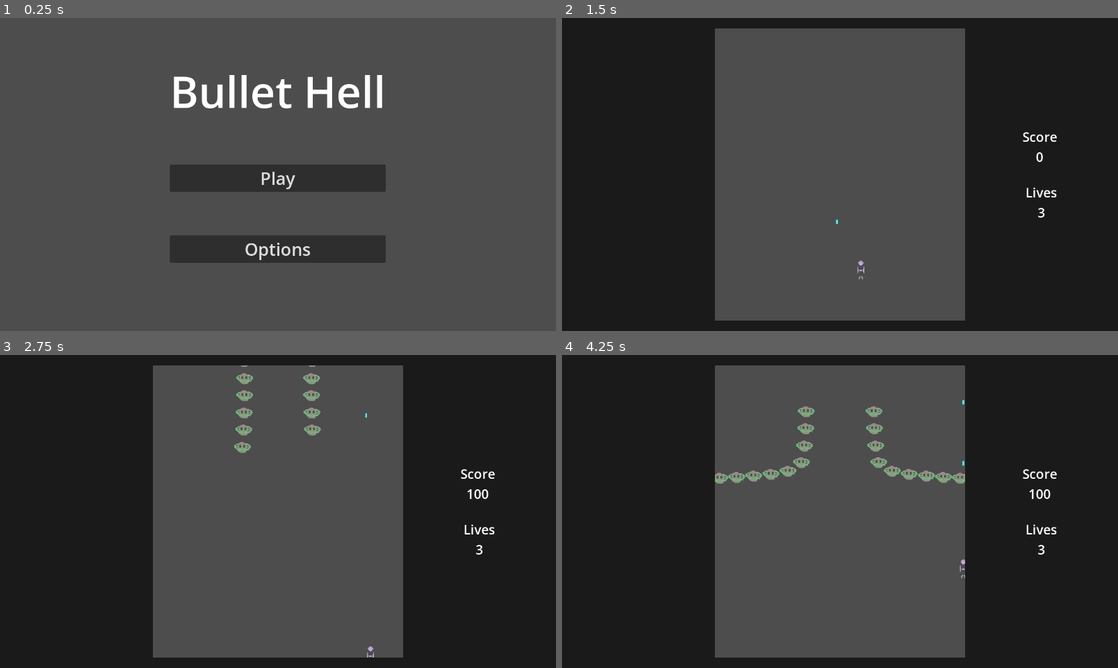
Above: before the commit, frames 1-4 (two rows, left to right).
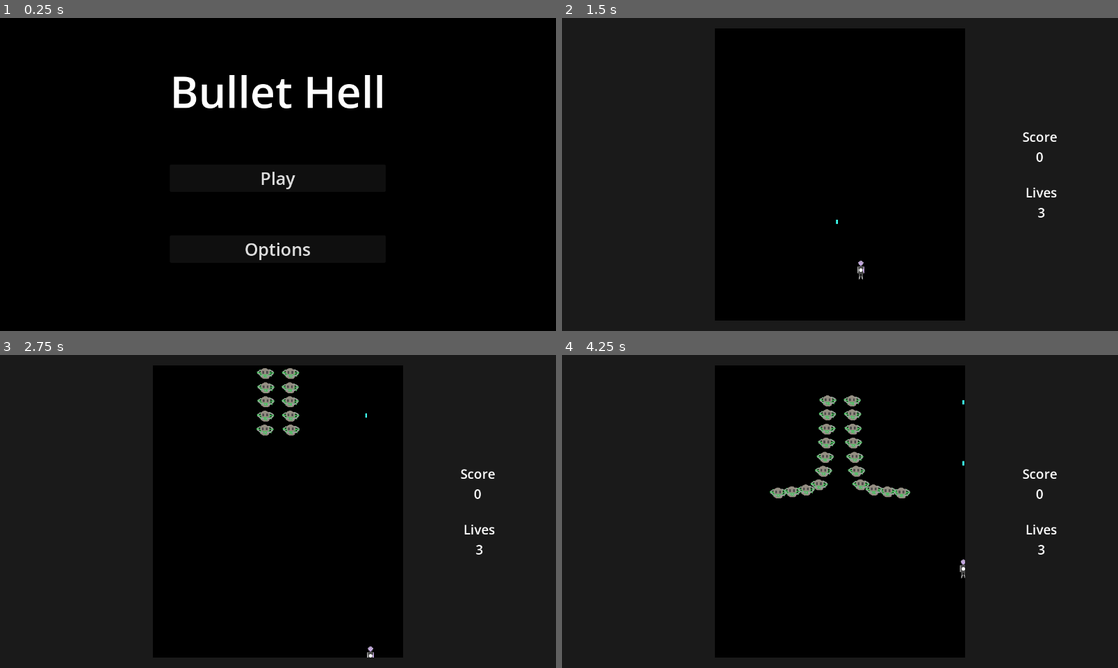
Above: after the commit, the same moments.

Repository: lukeledvina/Bullet-Hell-Godot
Game: Godot game, scene res://Scenes/main_menu.tscn
The game is run twice, just before and just after one commit, with the same random seed, the same clock (stepped at 60 frames per second) and the same inputs.
Inputs:
- Up to frame 1 (0.25 s): no input
- Up to frame 2 (1.5 s): click "Play" at 0.5 s; tap Enter at 1.25 s; hold D (right) from 1.28 s (still down); hold Space (shoot) from 1.28 s (still down)
- Up to frame 3 (2.75 s): release D (right) at 2.03 s; release Space (shoot) at 2.03 s; hold S (down) from 2.03 s (still down); tap Shift (slow) at 2.1 s
- Up to frame 4 (4.25 s): release S (down) at 2.78 s; hold D (right) 2.78-3.53 s; hold Space (shoot) 2.78-3.53 s; hold W (up) from 3.53 s (still down); tap Shift (slow) at 3.6 s

The runs differ from the first frame. In frame 1, 98% of the frame differs, in the area x 0-100%, y 0-100%; in frame 2, 42%; in frame 3, 42%; in frame 4, 42%.

Commit message:
Added additional enemies to level 1, implemented a test level for easier testing

Diff:
--- /dev/null
+++ b/Scenes/Enemies/eddy.tscn
@@ -0,0 +1,21 @@
+[gd_scene load_steps=4 format=3 uid="uid://clf473e20jqf2"]
+
+[ext_resource type="PackedScene" uid="uid://dqnbidegtwkg6" path="res://Scenes/enemy.tscn" id="1_5ygc8"]
+[ext_resource type="Texture2D" uid="uid://b7dbljpgiixi7" path="res://Assets/white_square.png" id="2_yqaw0"]
+
+[sub_resource type="RectangleShape2D" id="RectangleShape2D_glgew"]
+size = Vector2(32, 32)
+
+[node name="Eddy" instance=ExtResource("1_5ygc8")]
+progress_speed = 200.0
+attack_point = 450.0
+spawn_point_count = 3
+rows = 2
+
+[node name="CollisionShape2D" parent="." index="0"]
+shape = SubResource("RectangleShape2D_glgew")
+
+[node name="Sprite2D" parent="." index="1"]
+modulate = Color(0.431373, 0.380392, 1, 1)
+scale = Vector2(2, 2)
+texture = ExtResource("2_yqaw0")
--- /dev/null
+++ b/Scenes/Enemies/evil_floaty.tscn
@@ -0,0 +1,20 @@
+[gd_scene load_steps=4 format=3 uid="uid://c5tqqj0w46y3p"]
+
+[ext_resource type="PackedScene" uid="uid://dqnbidegtwkg6" path="res://Scenes/enemy.tscn" id="1_wd0xm"]
+[ext_resource type="Texture2D" uid="uid://kjjwi4s5ebqa" path="res://Assets/white_circle.png" id="2_2n3fd"]
+
+[sub_resource type="CircleShape2D" id="CircleShape2D_mpbm6"]
+radius = 15.1327
+
+[node name="EvilFloaty" instance=ExtResource("1_wd0xm")]
+spawn_point_count = 5
+arc_degrees = 90
+rows = 4
+
+[node name="CollisionShape2D" parent="." index="0"]
+shape = SubResource("CircleShape2D_mpbm6")
+
+[node name="Sprite2D" parent="." index="1"]
+modulate = Color(1, 0.156863, 0.756863, 1)
+scale = Vector2(-0.5, -0.5)
+texture = ExtResource("2_2n3fd")
--- a/Scenes/Enemies/floaty.tscn
+++ b/Scenes/Enemies/floaty.tscn
@@ -7,6 +7,7 @@
 radius = 15.0
 
 [node name="Floaty" instance=ExtResource("1_3pd6u")]
+progress_speed = 150.0
 spawn_point_count = 0
 
 [node name="CollisionShape2D" parent="." index="0"]
--- /dev/null
+++ b/Scenes/EnemyPaths/eddy_path_1.tscn
@@ -0,0 +1,10 @@
+[gd_scene load_steps=2 format=3 uid="uid://c5odatf71iter"]
+
+[sub_resource type="Curve2D" id="Curve2D_40smk"]
+_data = {
+"points": PackedVector2Array(0, 0, 0, 0, -600, 125, 0, 0, 0, 0, 0, 125, 0, 0, 0, 0, 600, 125)
+}
+point_count = 3
+
+[node name="EddyPath1" type="Path2D"]
+curve = SubResource("Curve2D_40smk")
--- a/Scenes/EnemyPaths/floaty_path_1.tscn
+++ b/Scenes/EnemyPaths/floaty_path_1.tscn
@@ -1,6 +1,10 @@
 [gd_scene load_steps=2 format=3 uid="uid://bgelqsqea60ur"]
 
-[ext_resource type="Curve2D" uid="uid://dj2o2s31n01v0" path="res://Scenes/EnemyPaths/floaty_path_1_curve.tres" id="1_wry0o"]
+[sub_resource type="Curve2D" id="Curve2D_acftg"]
+_data = {
+"points": PackedVector2Array(0, 0, 0, 0, -270, 0, -30, -30, 30, 30, -250, 300, -30, 30, 30, -30, 250, 300, 0, 0, 0, 0, 270, 0)
+}
+point_count = 4
 
 [node name="FloatyPath1" type="Path2D"]
-curve = ExtResource("1_wry0o")
+curve = SubResource("Curve2D_acftg")
--- a/Scenes/EnemyPaths/floaty_path_1_curve.tres
+++ /dev/null
@@ -1,7 +0,0 @@
-[gd_resource type="Curve2D" format=3 uid="uid://dj2o2s31n01v0"]
-
-[resource]
-_data = {
-"points": PackedVector2Array(0, 0, 0, 0, -222, 2, -23, -22, 23, 22, -206, 257, 0, 0, 0, 0, -3, 284, -22, 26, 22, -26, 188, 255, 0, 0, 0, 0, 208, 4)
-}
-point_count = 5
--- a/Scenes/Levels/level_1.gd
+++ b/Scenes/Levels/level_1.gd
@@ -1,22 +1,23 @@
 extends Level
 
-var floaty: PackedScene = preload("res://Scenes/Enemies/floaty.tscn")
-var floaty_path_1_scene: PackedScene = preload("res://Scenes/EnemyPaths/floaty_path_1.tscn")
+
 
 func _on_level_progress_area_entered(_area):
-	var offset = Vector2(300, 0)
-	spawn_enemies(10, create_path(floaty_path_1_scene, false, offset), floaty, 0.2)
 
-	spawn_enemies(10, create_path(floaty_path_1_scene, true, offset), floaty, 0.2)
+	spawn_enemies(floaty, 10, floaty_path_1, false, floaty_path_1_offset, floaty_time)
+
+	spawn_enemies(floaty, 10, floaty_path_1, true, floaty_path_1_offset, floaty_time)
 
 
-func create_path(path_scene: PackedScene, reverse: bool, offset: Vector2) -> Path2D:
-	var path = path_scene.instantiate()
-	enemy_paths.add_child(path)
-	if reverse:
-		path_reverse(path)
-		path.position -= offset
-	else:
-		path.position += offset
-	path.position.x += 640
-	return path
+func _on_level_progress_2_area_entered(_area):
+	spawn_enemies(eddy, 5, eddy_path_1, false, offset, eddy_time)
+
+
+func _on_level_progress_3_area_entered(_area):
+	offset = Vector2(0, 30)
+	spawn_enemies(eddy, 5, eddy_path_1, true, offset, eddy_time)
+
+
+func _on_level_progress_4_area_entered(_area):
+	spawn_enemies(evil_floaty, 8, floaty_path_1, false, floaty_path_1_offset, floaty_time)
+	spawn_enemies(evil_floaty, 8, floaty_path_1, false, floaty_path_1_offset + parallel_offset, floaty_time)
--- a/Scenes/Levels/level_1.tscn
+++ b/Scenes/Levels/level_1.tscn
@@ -10,4 +10,16 @@
 [node name="LevelProgress" parent="LevelProgressionPoints" index="0" instance=ExtResource("3_55fgh")]
 position = Vector2(0, -1)
 
+[node name="LevelProgress2" parent="LevelProgressionPoints" index="1" instance=ExtResource("3_55fgh")]
+position = Vector2(0, -3)
+
+[node name="LevelProgress3" parent="LevelProgressionPoints" index="2" instance=ExtResource("3_55fgh")]
+position = Vector2(0, -4)
+
+[node name="LevelProgress4" parent="LevelProgressionPoints" index="3" instance=ExtResource("3_55fgh")]
+position = Vector2(0, -6)
+
 [connection signal="area_entered" from="LevelProgressionPoints/LevelProgress" to="." method="_on_level_progress_area_entered"]
+[connection signal="area_entered" from="LevelProgressionPoints/LevelProgress2" to="." method="_on_level_progress_2_area_entered"]
+[connection signal="area_entered" from="LevelProgressionPoints/LevelProgress3" to="." method="_on_level_progress_3_area_entered"]
+[connection signal="area_entered" from="LevelProgressionPoints/LevelProgress4" to="." method="_on_level_progress_4_area_entered"]
--- /dev/null
+++ b/Scenes/Levels/test_level.tscn
@@ -0,0 +1,12 @@
+[gd_scene load_steps=4 format=3 uid="uid://bjwsk5syninnu"]
+
+[ext_resource type="PackedScene" uid="uid://c8vvfgh8cy6vt" path="res://Scenes/level.tscn" id="1_fml85"]
+[ext_resource type="Script" path="res://Scripts/test_level.gd" id="2_px0mp"]
+[ext_resource type="PackedScene" uid="uid://chebn5kfyuytd" path="res://Scenes/level_progress.tscn" id="3_0djiu"]
+
+[node name="TestLevel" instance=ExtResource("1_fml85")]
+script = ExtResource("2_px0mp")
+
+[node name="LevelProgress" parent="LevelProgressionPoints" index="0" instance=ExtResource("3_0djiu")]
+
+[connection signal="area_entered" from="LevelProgressionPoints/LevelProgress" to="." method="_on_level_progress_area_entered"]
--- a/Scenes/player.tscn
+++ b/Scenes/player.tscn
@@ -1,7 +1,8 @@
-[gd_scene load_steps=7 format=3 uid="uid://cyu1ngdgeis8b"]
+[gd_scene load_steps=8 format=3 uid="uid://cyu1ngdgeis8b"]
 
 [ext_resource type="Script" path="res://Scripts/player.gd" id="1_n27cj"]
 [ext_resource type="Texture2D" uid="uid://ckd51f1uv8msk" path="res://Assets/player.png" id="2_u4vy5"]
+[ext_resource type="Texture2D" uid="uid://kjjwi4s5ebqa" path="res://Assets/white_circle.png" id="3_jkwh7"]
 [ext_resource type="AudioStream" uid="uid://dgw6mffilay41" path="res://Assets/Audio/shoot-sound.wav" id="3_pqqqe"]
 
 [sub_resource type="CircleShape2D" id="CircleShape2D_ptxms"]
@@ -22,15 +23,12 @@
 [node name="CollisionShape2D" type="CollisionShape2D" parent="."]
 shape = SubResource("CircleShape2D_ptxms")
 
-[node name="Sprite2D" type="Sprite2D" parent="."]
+[node name="PlayerSprite" type="Sprite2D" parent="."]
 texture = ExtResource("2_u4vy5")
 
-[node name="ProjectileCooldown" type="Timer" parent="."]
-wait_time = 0.2
-one_shot = true
-
-[node name="PlayerDeathTimer" type="Timer" parent="."]
-one_shot = true
+[node name="HitboxSprite" type="Sprite2D" parent="."]
+scale = Vector2(0.125, 0.125)
+texture = ExtResource("3_jkwh7")
 
 [node name="AnimationPlayer" type="AnimationPlayer" parent="."]
 libraries = {
@@ -41,5 +39,12 @@
 stream = ExtResource("3_pqqqe")
 volume_db = -20.0
 
+[node name="ProjectileCooldown" type="Timer" parent="."]
+wait_time = 0.2
+one_shot = true
+
+[node name="PlayerDeathTimer" type="Timer" parent="."]
+one_shot = true
+
 [connection signal="timeout" from="ProjectileCooldown" to="." method="_on_projectile_cooldown_timeout"]
 [connection signal="timeout" from="PlayerDeathTimer" to="." method="_on_player_death_timer_timeout"]
--- a/Scripts/enemy.gd
+++ b/Scripts/enemy.gd
@@ -9,6 +9,8 @@
 var can_attack: bool = true
 
 @export var score_value: int = 100
+@export var progress_speed: float = 100
+@export var attack_point: float = 300
 @export var spawn_point_count: int = 1
 @export var projectile_speed: int = 100
 @export var arc_degrees: int = 60
@@ -16,8 +18,7 @@
 @export var rows: int = 5
 @export var radius: int = 20
 @export var projectile_scene: PackedScene = preload("res://Scenes/enemy_projectile.tscn")
-@export var progress_rate: float = 0.2
-@export var attack_point: float = 0.3
+
 
 @onready var rotater: Node2D = $Rotater
 @onready var animation_player = $AnimationPlayer
@@ -37,9 +38,9 @@
 
 
 func _process(delta):
-	path_follow.progress_ratio += progress_rate * delta
+	path_follow.progress += progress_speed * delta
 
-	if path_follow.progress_ratio >= attack_point:
+	if path_follow.progress >= attack_point:
 		attack()
 
 	if path_follow.progress_ratio >= 1:
--- a/Scripts/level.gd
+++ b/Scripts/level.gd
@@ -1,5 +1,17 @@
 extends Node2D
 class_name Level
+
+var offset: Vector2 = Vector2.ZERO
+var floaty_path_1_offset: Vector2 = Vector2(300, 0)
+var parallel_offset: Vector2 = Vector2(30, -30)
+
+var floaty: PackedScene = preload("res://Scenes/Enemies/floaty.tscn")
+var floaty_path_1: PackedScene = preload("res://Scenes/EnemyPaths/floaty_path_1.tscn")
+
+var eddy: PackedScene = preload("res://Scenes/Enemies/eddy.tscn")
+var eddy_path_1: PackedScene = preload("res://Scenes/EnemyPaths/eddy_path_1.tscn")
+
+var evil_floaty: PackedScene = preload("res://Scenes/Enemies/evil_floaty.tscn")
 
 @onready var player: CharacterBody2D = $Game/Player
 @onready var score_number_label: Label = $UserInterface/MarginContainer/MainContainer/ScoreContainer/ScoreNumber
@@ -10,6 +22,9 @@
 @onready var enemy_paths: Node2D = $Game/EnemyPaths
 
 var game_scroll_speed: int = 1
+
+var floaty_time: float = 0.2
+var eddy_time: float = 0.3
 
 func _ready():
 	borders.visible = true
@@ -34,7 +49,17 @@
 	player.death()
 	lives_number_label.text = str(Globals.player_lives)
 
-func spawn_enemies(amount: int, path: Path2D, enemy_type: PackedScene, time_between: float):
+func spawn_enemies(enemy_type: PackedScene, amount: int, path_scene: PackedScene, reverse: bool, path_offset: Vector2, time_between: float):
+	var path = path_scene.instantiate()
+	enemy_paths.add_child(path)
+	if reverse:
+		path_reverse(path)
+		path.position.x -= path_offset.x
+		path.position.y += path_offset.y
+	else:
+		path.position += path_offset
+	path.position.x += 640
+
 	for i in range(amount):
 		var path_follow: PathFollow2D = PathFollow2D.new()
 		path_follow.rotates = false
@@ -46,6 +71,10 @@
 		path.call_deferred("add_child", path_follow)
 		await get_tree().create_timer(time_between).timeout
 
+	# free the path after x seconds
+	await get_tree().create_timer(25).timeout
+	path.queue_free()
+
 func path_reverse(path: Path2D):
 	var new_curve: Curve2D = Curve2D.new()
 	var points = path.curve.get_baked_points()
--- /dev/null
+++ b/Scripts/test_level.gd
@@ -0,0 +1,7 @@
+extends Level
+
+
+func _on_level_progress_area_entered(_area):
+	offset = Vector2(300, 0)
+	spawn_enemies(evil_floaty, 8, floaty_path_1, true, floaty_path_1_offset, floaty_time)
+	spawn_enemies(evil_floaty, 8, floaty_path_1, true, floaty_path_1_offset + parallel_offset, floaty_time)
--- a/project.godot
+++ b/project.godot
@@ -82,3 +82,4 @@
 
 textures/canvas_textures/default_texture_filter=0
 renderer/rendering_method="mobile"
+environment/defaults/default_clear_color=Color(0, 0, 0, 1)
Binary file added: Assets/white_circle.png
Not shown, added: Assets/white_circle.png.import
Not shown, changed: design_doc.txt
